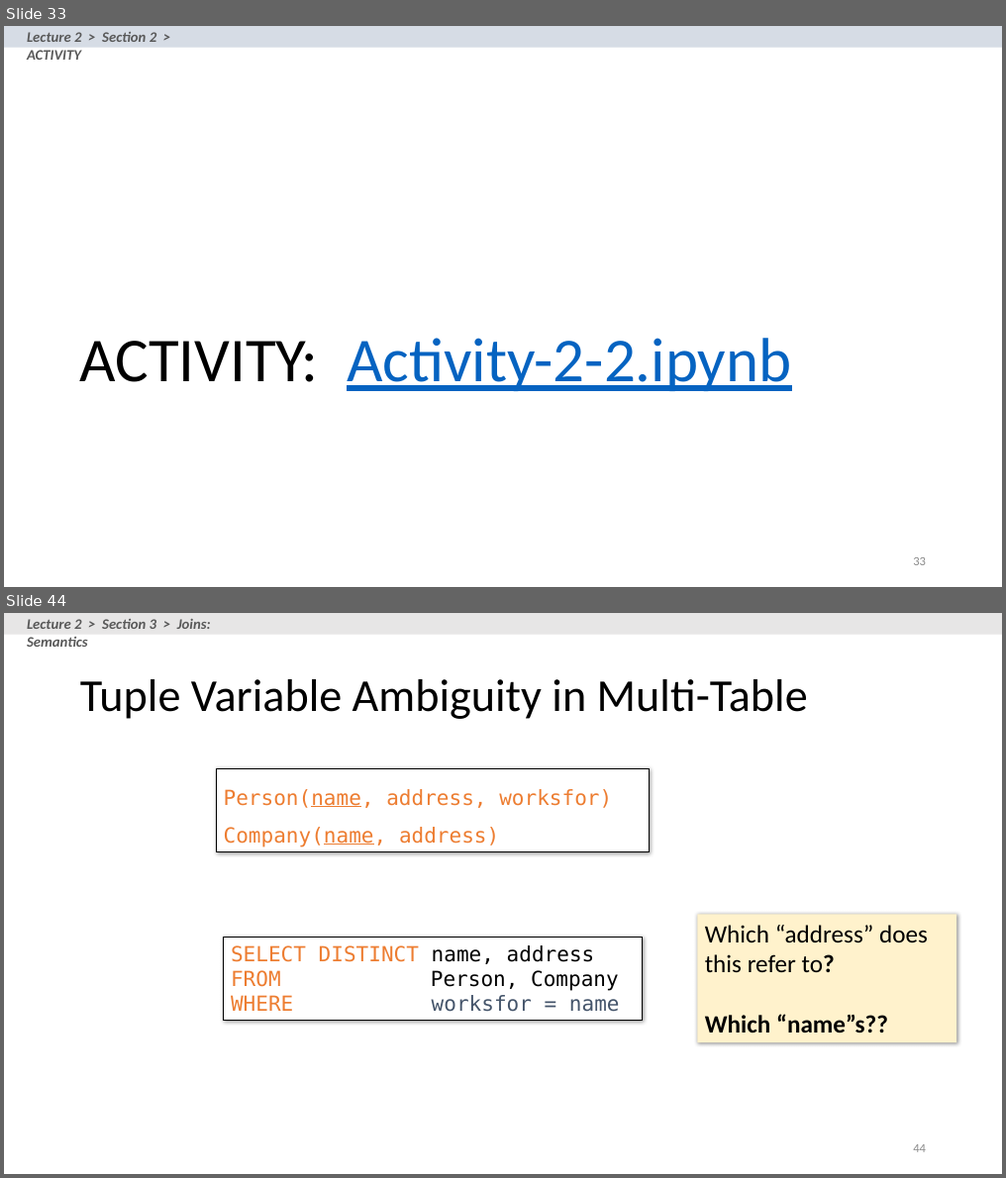
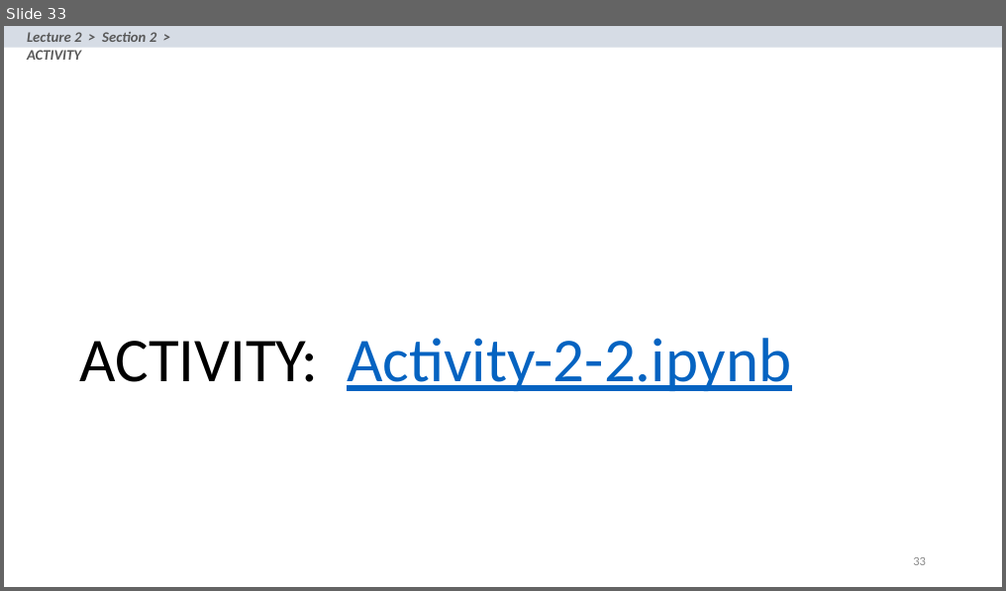
Before and after one commit to yazduni-cs/database-fall2018, a slide deck: lectures/lecture-2-3-4/Lecture_2_SQL.pptx. Shown one above the other, each under a label of ours: slides 33 and 44 before the commit, slide 33 after it; the slides between them are not shown. The pictures are 1006x1178 and 1006x591 pixels, drawn with LibreOffice and Linux fonts; fonts in the diff are those of the drawing. Boxes give left, top, right and bottom in pixels: in the first picture for what was removed or moved away, otherwise in the second. Text is boxed around its words. In the diff, an @@ line names an element or a change of style, - is before the commit and + after.

```diff
--- a/lectures/lecture-2-3-4/Lecture_2_SQL.pptx
+++ b/lectures/lecture-2-3-4/Lecture_2_SQL.pptx
@@ slide 44 removed at (4, 613, 1002, 1174), background #FFFFFF @@
@@ rectangle removed at (4, 613, 1002, 635) @@
@@ text removed at (27, 619, 211, 647) @@
-Lecture 2 > Section 3 > Joins: Semantics
@@ title removed at (80, 679, 808, 719) @@
-Tuple Variable Ambiguity in Multi-Table
@@ rectangle removed at (216, 768, 648, 852) @@
-Person(name, address, worksfor)
-Company(name, address)
@@ rectangle removed at (224, 937, 642, 1020) @@
-SELECT DISTINCT name, address
-FROM Person, Company
-WHERE worksfor = name
@@ rectangle removed at (697, 915, 956, 1044) @@
-Which “address” does this refer to?
-Which “name”s??
@@ page number removed at (913, 1145, 926, 1153) @@
-44
```
Also in this commit, not shown: 18 other slides removed, 2 other files.
